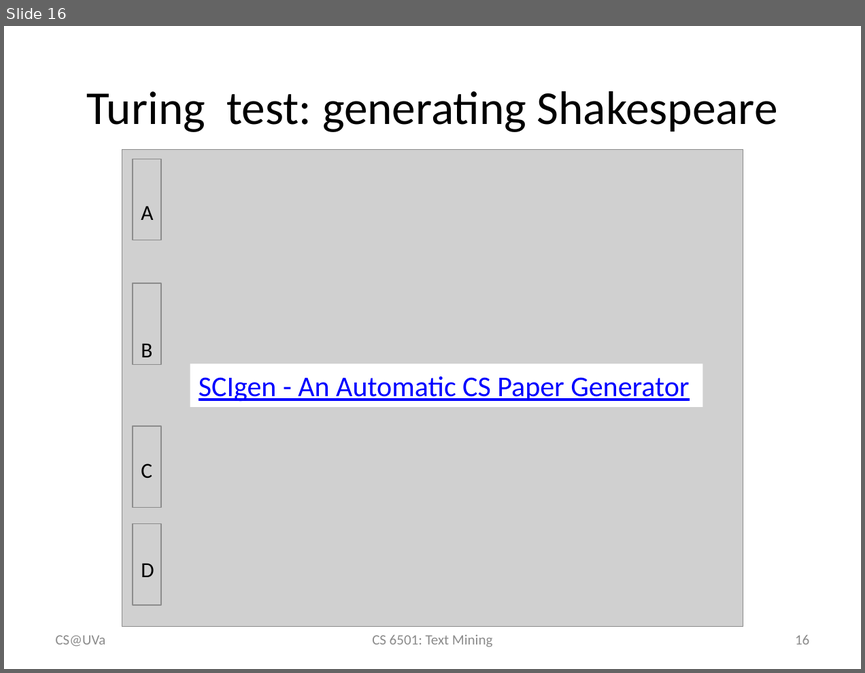
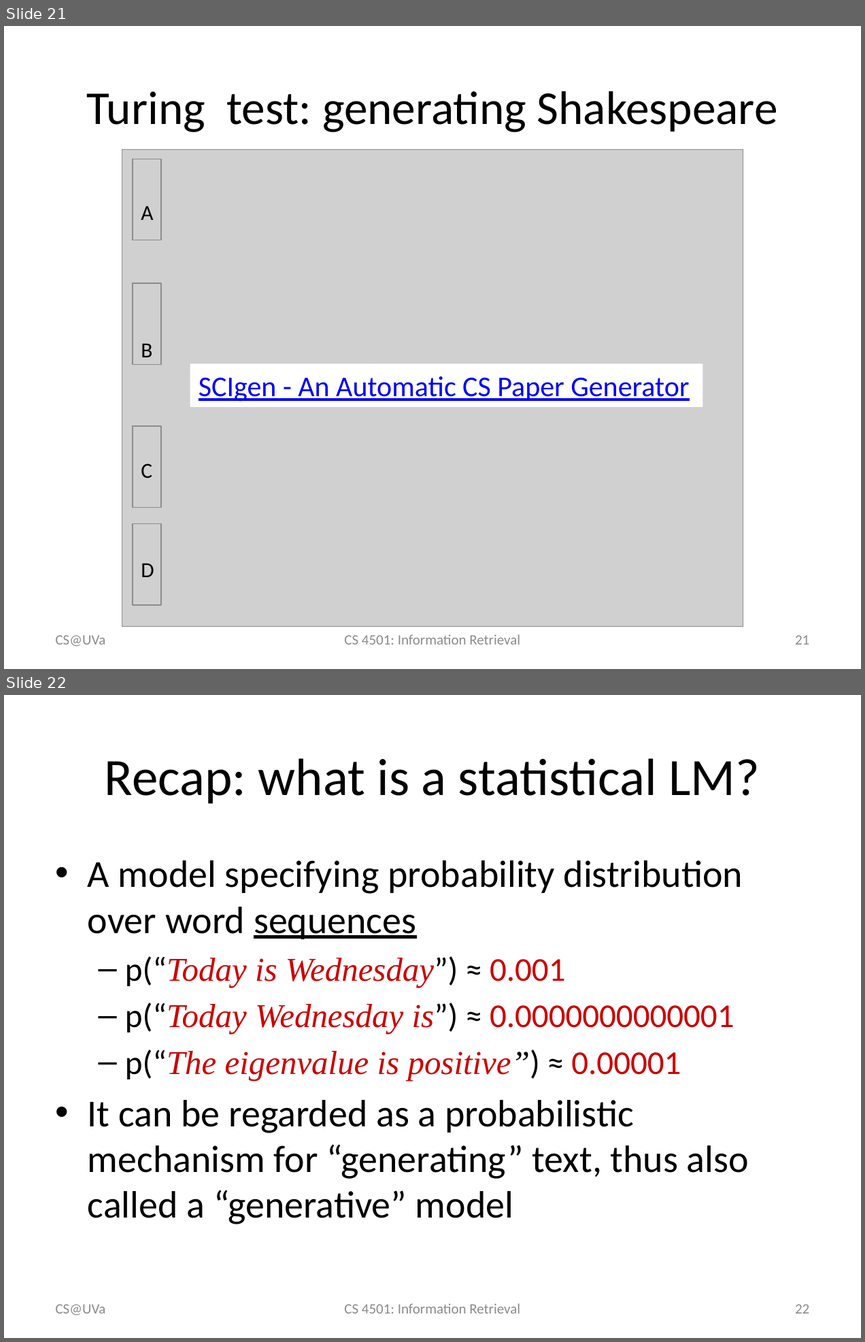
Before and after one commit to wang296/IR2015, a slide deck: docs/Language Models.pptx. Shown one above the other, each under a label of ours: slide 16 before the commit, slides 21 and 22 after it. The pictures are 865x673 and 865x1342 pixels, drawn with LibreOffice and Linux fonts; fonts in the diff are those of the drawing; grey boxes stand for pictures. Boxes give left, top, right and bottom in pixels: in the first picture for what was removed or moved away, otherwise in the second. Text is boxed around its words. In the diff, an @@ line names an element or a change of style, - is before the commit and + after.

```diff
--- a/docs/Language Models.pptx
+++ b/docs/Language Models.pptx
@@ slide 22 added at [4,695,861,1338], background #FFFFFF @@
@@ title added at [105,758,759,804], 44 pt, text #000000 @@
+Recap: what is a statistical LM?
@@ text added at [88,860,749,1224], 32 pt, text #000000 @@
+• A model specifying probability distribution over word sequences
+  – p(“Today is Wednesday”) ≈ 0.001
+  – p(“Today Wednesday is”) ≈ 0.0000000000001
+  – p(“The eigenvalue is positive”) ≈ 0.00001
+• It can be regarded as a probabilistic mechanism for “generating” text, thus also called a “generative” model
@@ text added at [56,1304,106,1315], 12 pt, text #8C8C8C @@
+CS@UVa
@@ text added at [344,1303,520,1313], 12 pt, text #8C8C8C @@
+CS 4501: Information Retrieval
@@ page number added at [795,1304,809,1313], 12 pt, text #8C8C8C @@
+22
@@ what was slide 16 is now slide 21 @@
@@ slide 21 changed as well @@
@@ text at [344,634,520,644]: text changed @@
-CS 6501: Text Mining
+CS 4501: Information Retrieval
@@ page number at [795,635,809,644]: text changed @@
-16
+21
```
Also in this commit, not shown: 43 other slides changed, 8 other slides added, 1 slide removed, 1 other file.
